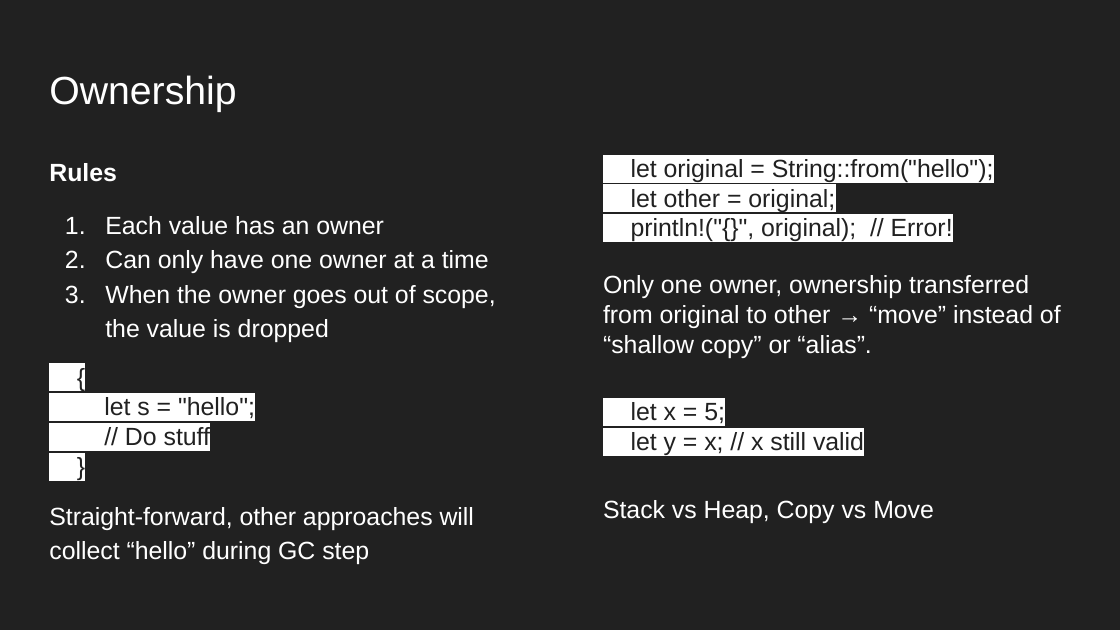
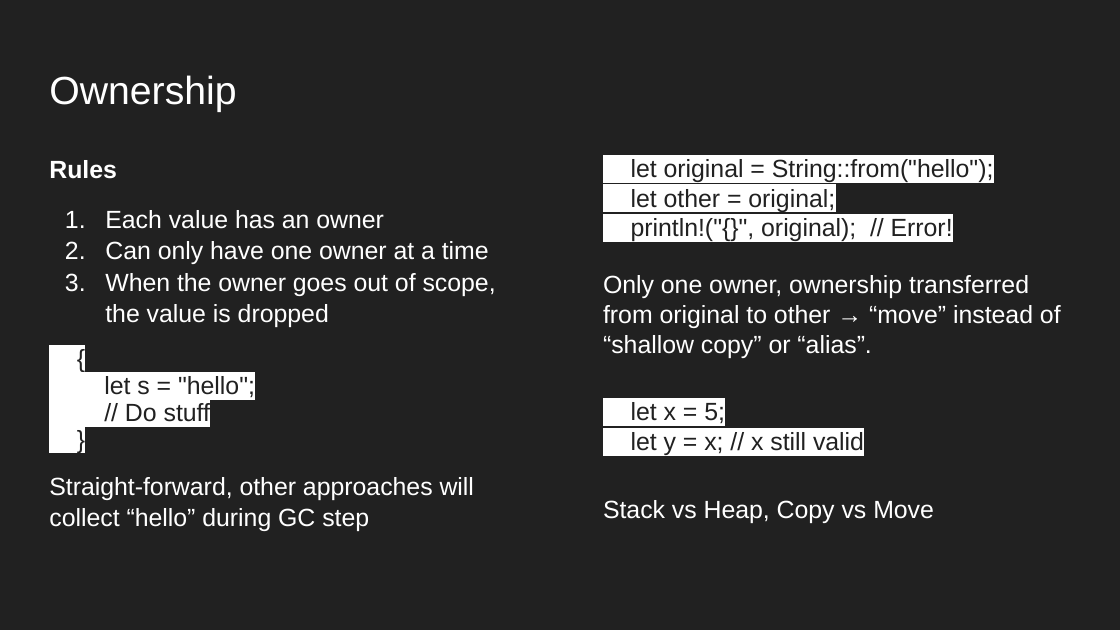
Before and after one commit to IshanManchanda/koss-memory-presentation, a slide deck: slide 13 of presentation.pptx. Drawn at 1120x630 pixels with LibreOffice and Linux fonts; fonts in the diff are those of the drawing. Boxes give left, top, right and bottom in pixels: in the first picture for what was removed or moved away, otherwise in the second. Text is boxed around its words. In the diff, an @@ line names an element or a change of style, - is before the commit and + after.

```diff
--- a/presentation.pptx
+++ b/presentation.pptx
@@ text "Rules" at (x1=49, y1=160, x2=496, y2=531): line spacing 1.15 to 1.05; line spacing 1 to 0.9 @@
```
Also in this commit, not shown: 3 other slides changed.
